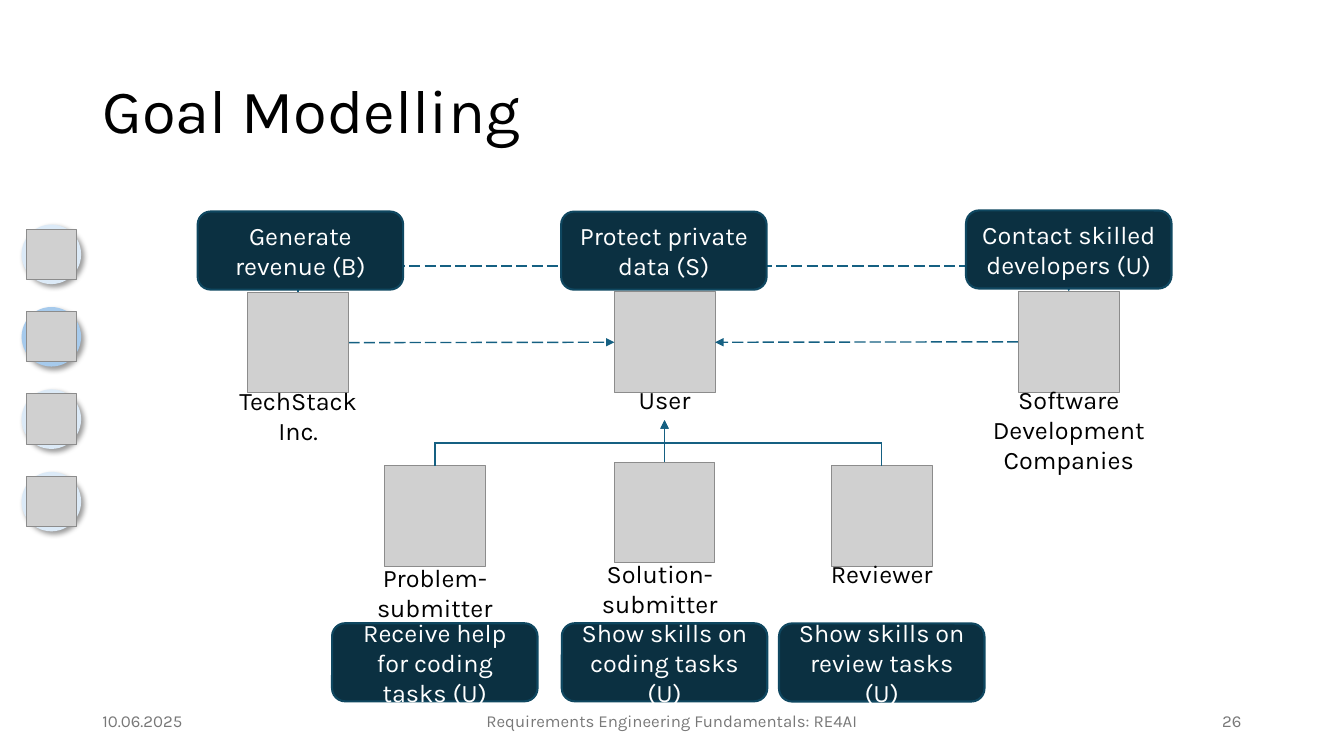
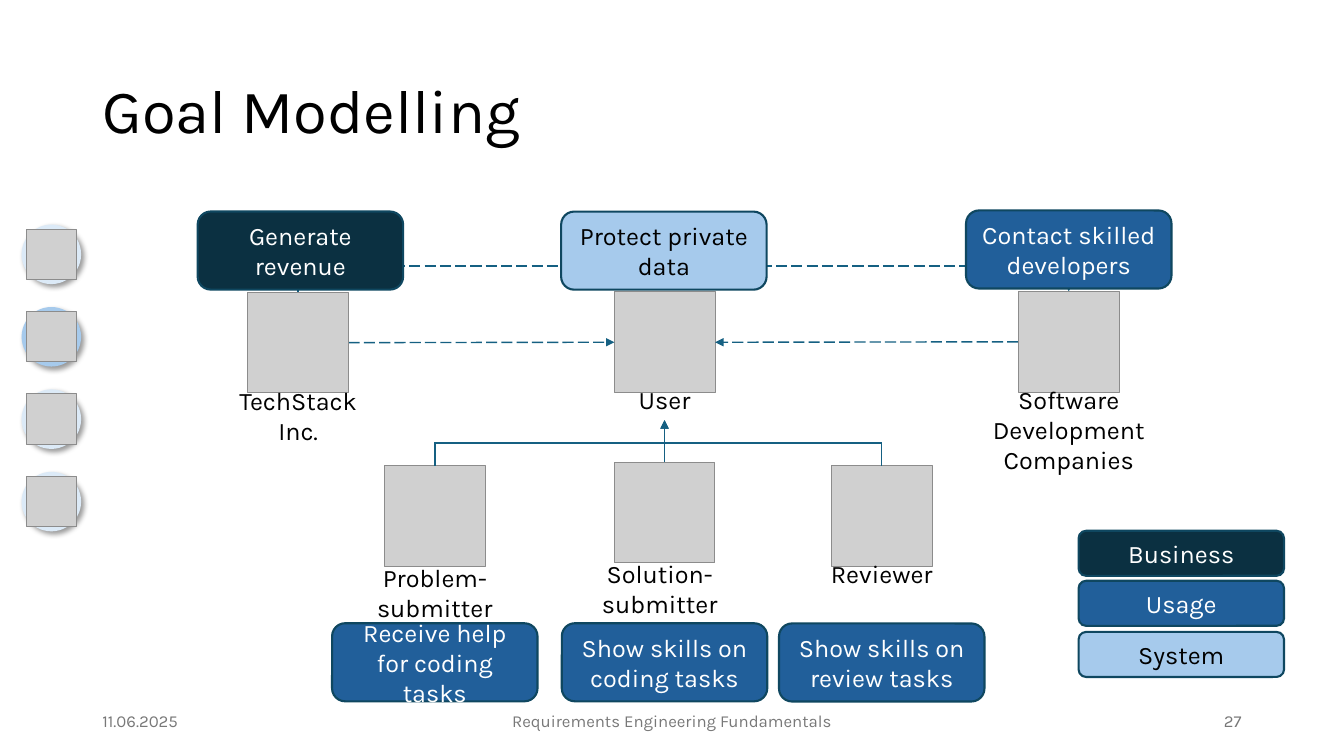
Before and after one commit to JulianFrattini/seminar-refun, a slide deck: slide 27 of slides/base/seminar-refun-base.pptx (slide 26 before the commit). Drawn at 1344x756 pixels with LibreOffice and Linux fonts; fonts in the diff are those of the drawing; grey boxes stand for pictures; background and template pictures are left out. Boxes give left, top, right and bottom in pixels: in the first picture for what was removed or moved away, otherwise in the second. Text is boxed around its words. In the diff, an @@ line names an element or a change of style, - is before the commit and + after.

```diff
--- a/slides/base/seminar-refun-base.pptx
+++ b/slides/base/seminar-refun-base.pptx
@@ text in rounded rectangle at (249,229,352,276): text changed @@
-Generate revenue (B)
+Generate revenue
@@ rounded rectangle "Protect private data" at (562,212,767,289): fill #0B3041 to #A6CAEC @@
@@ text in rounded rectangle at (580,227,747,276): text changed; text colour #FFFFFF to #000000 @@
-Protect private data (S)
+Protect private data
@@ fill #0B3041 to #215F9A in 4 elements at (332,623,537,701), (562,623,767,701), (779,624,985,702), (966,211,1172,288) @@
@@ text in rounded rectangle at (982,226,1155,280): text changed @@
-Contact skilled developers (U)
+Contact skilled developers
@@ rounded rectangle added at (1079,531,1285,577), fill #0B3041, outline #104760 1.5 pt, 18 pt, text #FFFFFF @@
+Business
@@ rounded rectangle added at (1079,581,1285,626), fill #215F9A, outline #104760 1.5 pt, 18 pt, text #FFFFFF @@
+Usage
@@ text in rounded rectangle at (363,619,506,709): text changed @@
-Receive help for coding tasks (U)
+Receive help for coding tasks
@@ text in rounded rectangle at (582,639,747,693): text changed @@
-Show skills on coding tasks (U)
+Show skills on coding tasks
@@ text in rounded rectangle at (799,639,964,688): text changed @@
-Show skills on review tasks (U)
+Show skills on review tasks
@@ rounded rectangle added at (1079,632,1285,678), fill #A6CAEC, outline #104760 1.5 pt, 18 pt, text #000000 @@
+System
@@ text at (102,716,177,727): text changed @@
-10.06.2025
+11.06.2025
@@ text at (512,715,831,731): text changed @@
-Requirements Engineering Fundamentals: RE4AI
+Requirements Engineering Fundamentals
@@ page number at (1224,716,1242,727): text changed @@
-26
+27
```
Also in this commit, not shown: 41 other slides changed, 1 slide added, 5 other files.
